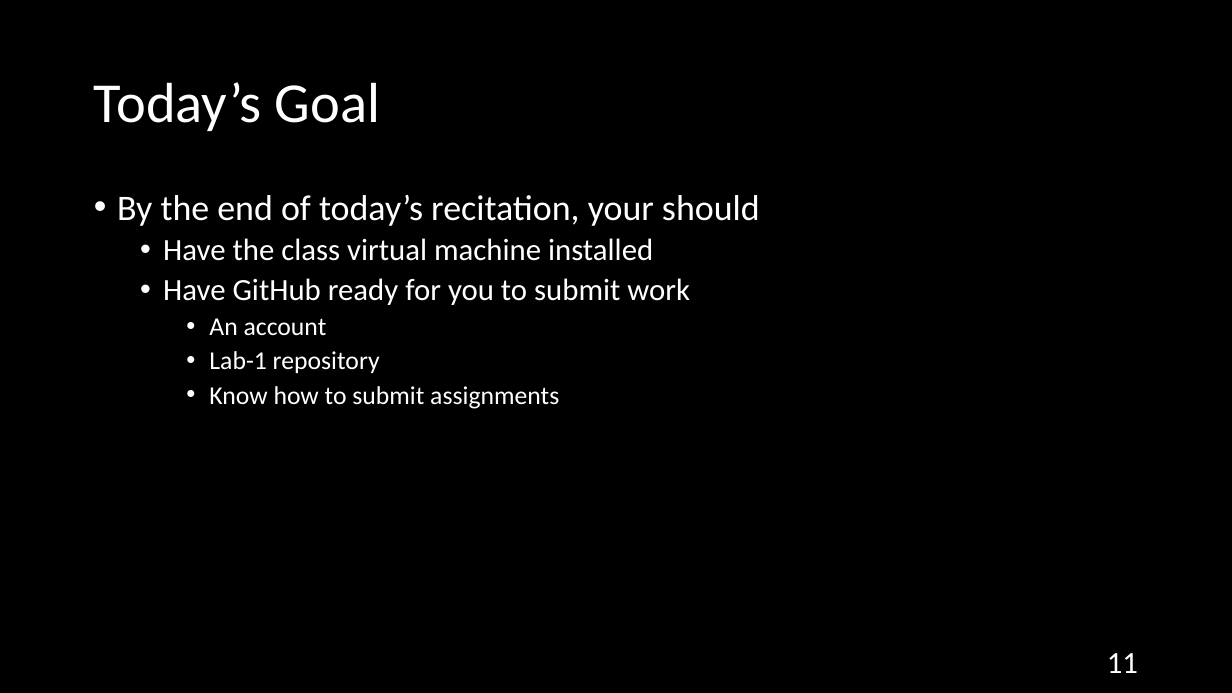
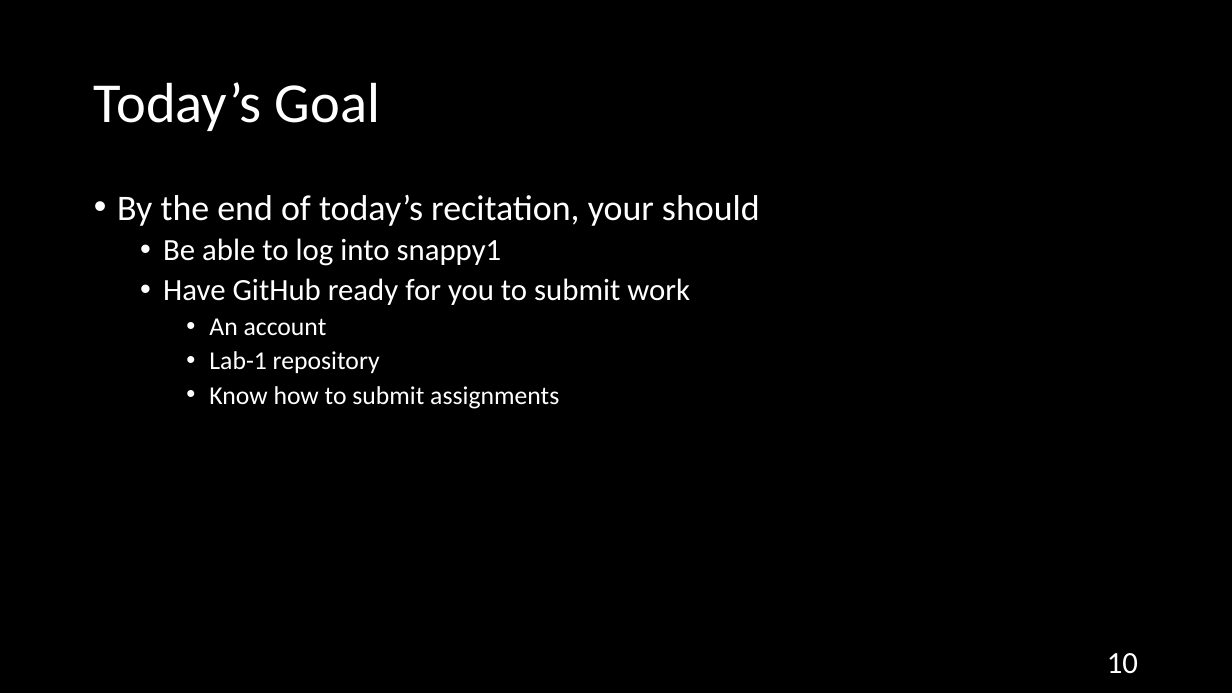
Before and after one commit to NYU-CSO/nyu-cso.github.io, a slide deck: slide 10 of rec-notes/r01.pptx (slide 11 before the commit). Drawn at 1232x693 pixels with LibreOffice and Linux fonts; fonts in the diff are those of the drawing. Boxes give left, top, right and bottom in pixels: in the first picture for what was removed or moved away, otherwise in the second. Text is boxed around its words. In the diff, an @@ line names an element or a change of style, - is before the commit and + after.

```diff
--- a/rec-notes/r01.pptx
+++ b/rec-notes/r01.pptx
@@ text at <box>163,238,502,266</box>: text changed @@
-  • Have the class virtual machine installed
+  • Be able to log into snappy1
@@ page number at <box>1107,653,1138,674</box>: text changed @@
-11
+10
```
Also in this commit, not shown: 8 other slides changed, 1 slide added, 3 slides removed, 1 other file.
